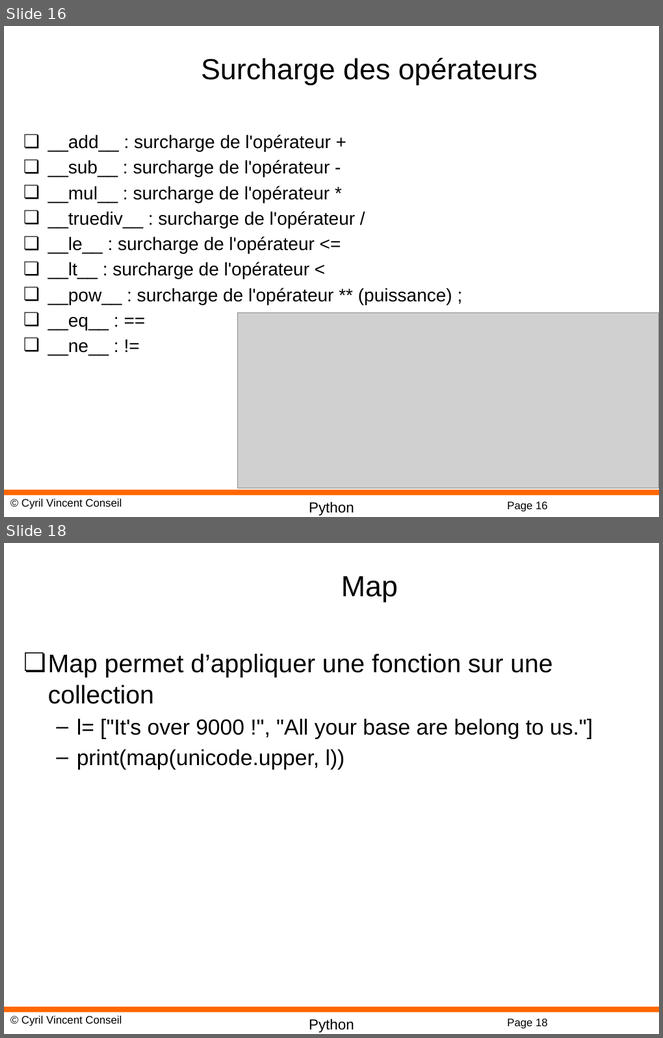
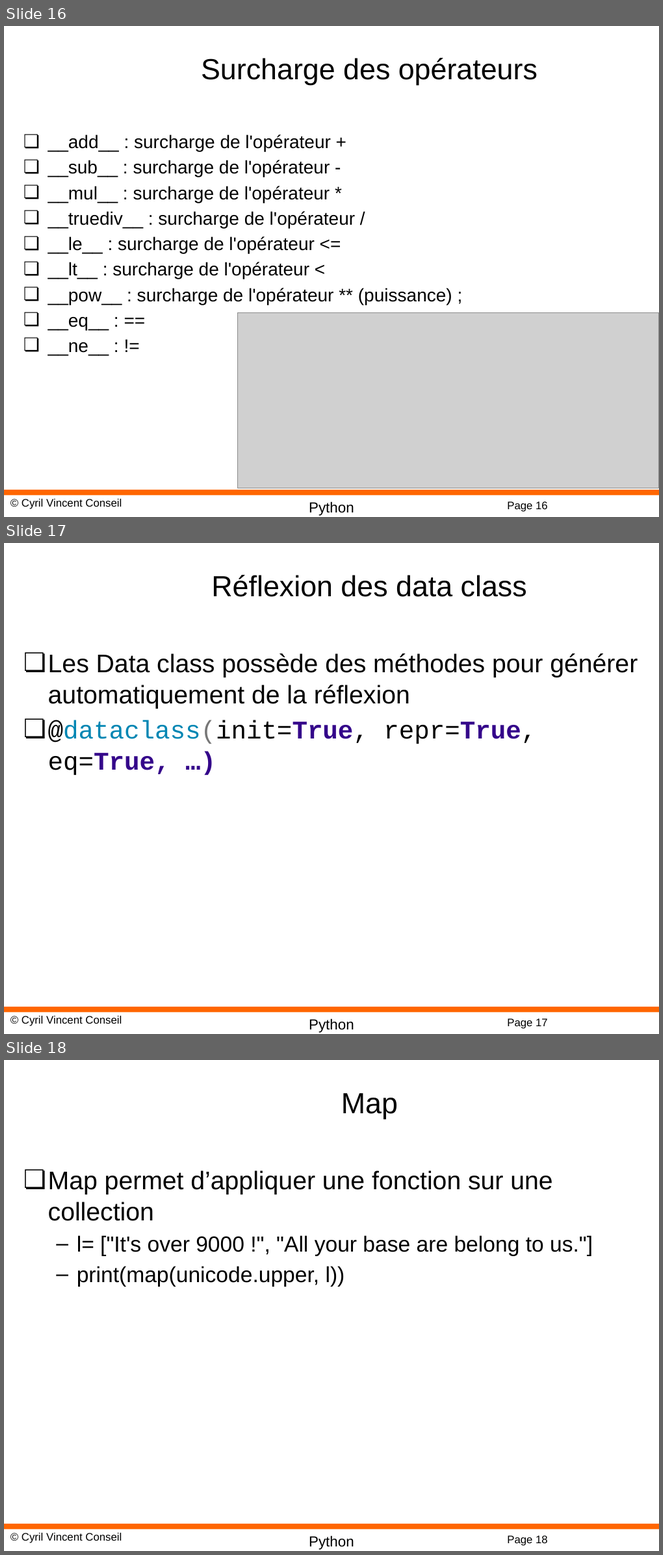
Before and after one commit to cyrilvincent/python-advanced, a slide deck: PPT/Python15-Reflexion.pptx. Shown one above the other, each under a label of ours: slides 16 and 18 before the commit, slides 16, 17 and 18 after it; the slides between them are not shown. The pictures are 663x1038 and 663x1555 pixels, drawn with LibreOffice and Linux fonts; fonts in the diff are those of the drawing; grey boxes stand for pictures; background and template pictures are left out. Boxes give left, top, right and bottom in pixels: in the first picture for what was removed or moved away, otherwise in the second. Text is boxed around its words. In the diff, an @@ line names an element or a change of style, - is before the commit and + after.

```diff
--- a/PPT/Python15-Reflexion.pptx
+++ b/PPT/Python15-Reflexion.pptx
@@ slide 17 added at bbox=[4, 543, 659, 1034], background #FFFFFF; not listed: 4 template elements that a slide beside it also shows @@
@@ title added at bbox=[211, 575, 527, 597], 32 pt, text #000000 @@
+Réflexion des data class
@@ text added at bbox=[48, 653, 638, 775], 28 pt, text #000000 @@
+❏ Les Data class possède des méthodes pour générer automatiquement de la réflexion
+❏ @dataclass(init=True, repr=True, eq=True, …)
```
Also in this commit, not shown: 1 slide removed, 4 other files.
